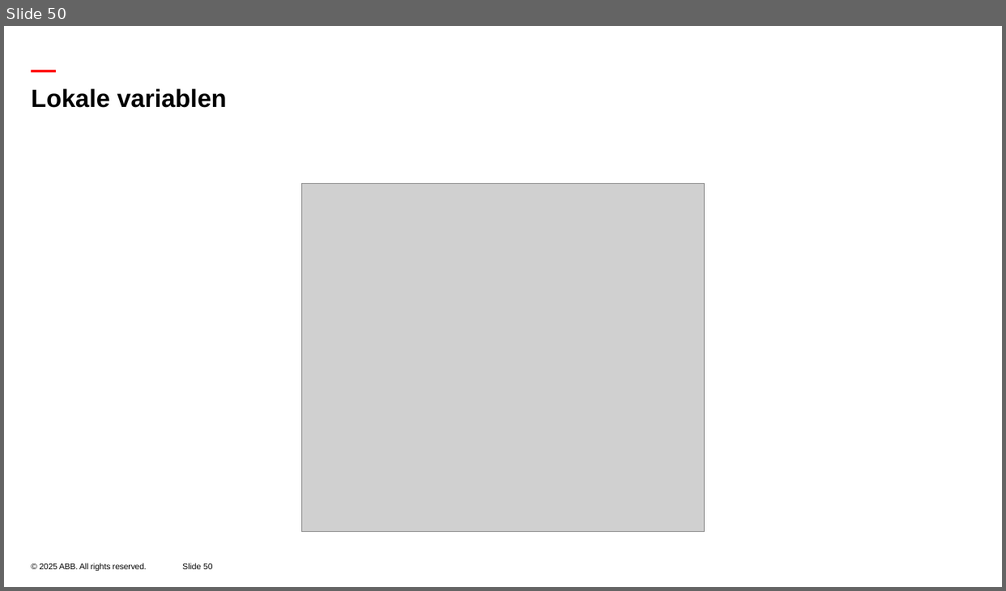
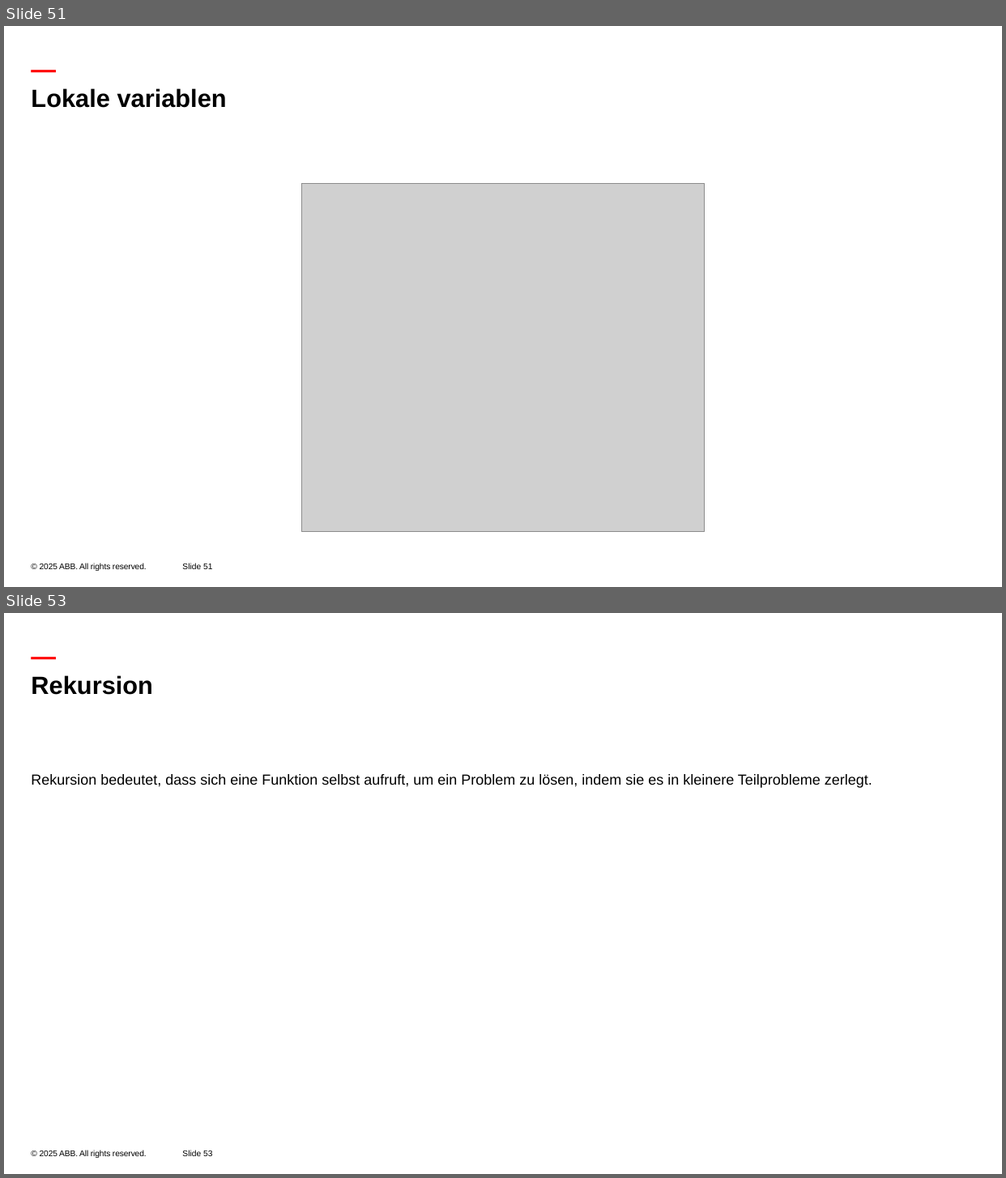
Before and after one commit to luisEM2/Programmieren-Vorpraktikum, a slide deck: 3 Zahlen.pptx. Shown one above the other, each under a label of ours: slide 50 before the commit, slides 51 and 53 after it; the slides between them are not shown. The pictures are 1006x591 and 1006x1178 pixels, drawn with LibreOffice and Linux fonts; fonts in the diff are those of the drawing; grey boxes stand for pictures; background and template pictures are left out. Boxes give left, top, right and bottom in pixels: in the first picture for what was removed or moved away, otherwise in the second. Text is boxed around its words. In the diff, an @@ line names an element or a change of style, - is before the commit and + after.

```diff
--- a/3 Zahlen.pptx
+++ b/3 Zahlen.pptx
@@ slide 53 added at (4, 613, 1002, 1174), background #FFFFFF; not listed: 3 template elements that a slide beside it also shows @@
@@ title added at (31, 675, 153, 695), 24 pt, text #000000, bold @@
+Rekursion
@@ text added at (31, 774, 872, 788), 14 pt, text #000000 @@
+Rekursion bedeutet, dass sich eine Funktion selbst aufruft, um ein Problem zu lösen, indem sie es in kleinere Teilprobleme zerlegt.
@@ what was slide 50 is now slide 51 @@
@@ page number at (182, 564, 212, 570): text changed @@
-Slide 50
+Slide 51
```
Also in this commit, not shown: 2 slides changed, 11 other slides added, 15 other files.
